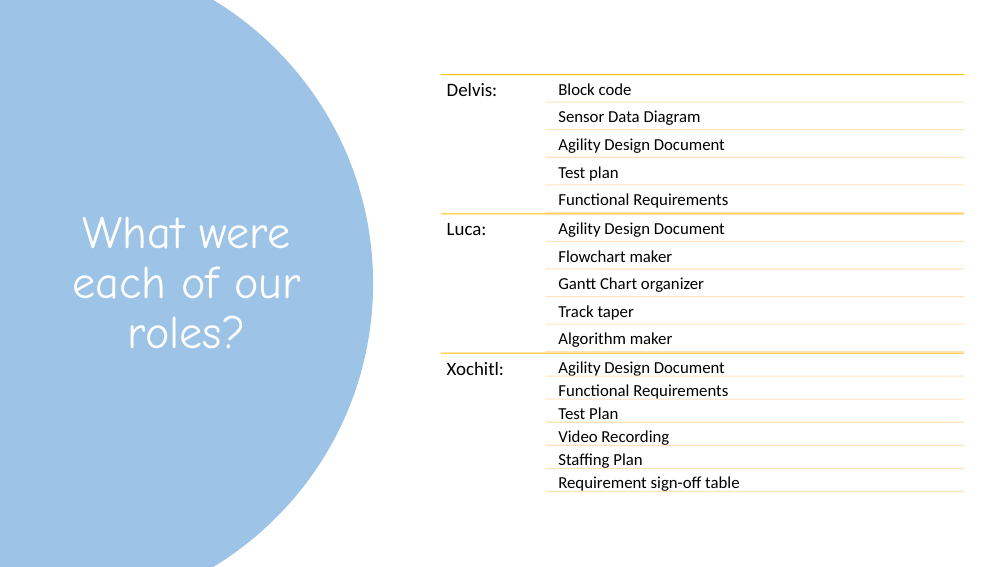
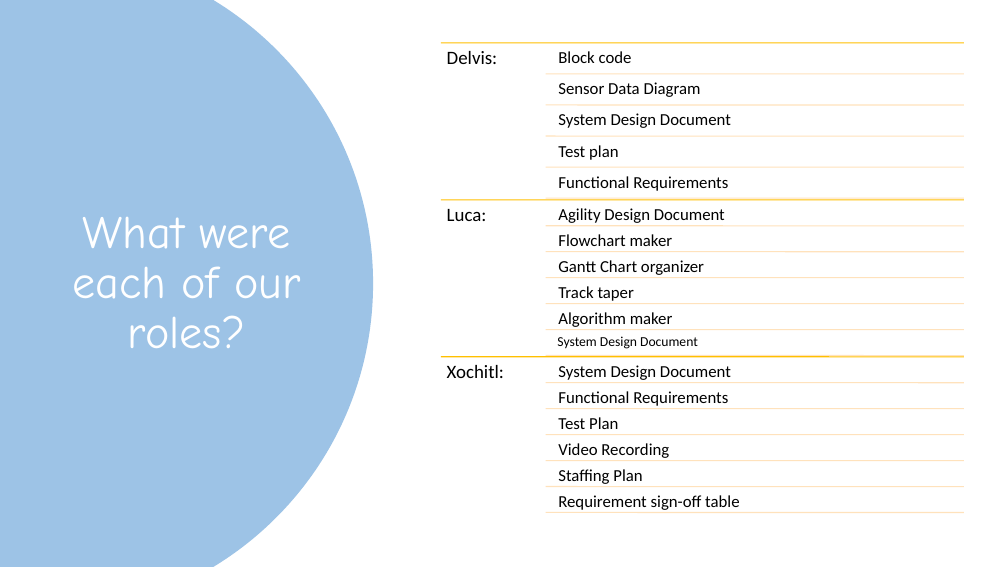
Before and after one commit to remyxr89/Presentation, a slide deck: slide 3 of Sprint 4 – Presentation.pptx. Drawn at 1008x567 pixels with LibreOffice and Linux fonts; fonts in the diff are those of the drawing. Boxes give left, top, right and bottom in pixels: in the first picture for what was removed or moved away, otherwise in the second. Text is boxed around its words. In the diff, an @@ line names an element or a change of style, - is before the commit and + after.

```diff
--- a/Sprint 4 – Presentation.pptx
+++ b/Sprint 4 – Presentation.pptx
@@ 2 texts, 1 line: place and size @@
-2 texts, 1 line at [441,75,964,125]
+2 texts, 1 line at [441,43,964,97]
@@ text "Delvis:": place and size @@
-text "Delvis:" at [447,83,498,96]
+text "Delvis:" at [447,51,498,64]
@@ line added from (546, 74) to (964, 74), #FFE2BD 1 pt @@
@@ text at [558,113,731,128]: text changed @@
-Agility Design Document
+System Design Document
@@ 6 lines, 1 text: place and size @@
-6 lines, 1 text at [441,102,964,400]
+6 lines, 1 text at [441,105,964,406]
@@ text "Luca:": place and size @@
-text "Luca:" at [447,223,487,235]
+text "Luca:" at [447,209,487,221]
@@ 3 texts, 1 line: place and size @@
-3 texts, 1 line at [441,193,964,262]
+3 texts, 1 line at [441,176,964,246]
@@ 2 texts, 2 lines: place and size @@
-2 texts, 2 lines at [546,185,964,469]
+2 texts, 2 lines at [546,198,964,484]
@@ 5 lines, 1 text: place and size @@
-5 lines, 1 text at [546,157,964,423]
+5 lines, 1 text at [546,167,964,429]
@@ 4 texts: place and size @@
-4 texts at [558,166,704,347]
+4 texts at [558,145,704,327]
@@ text added at [557,336,698,349], 13 pt, text #000000 @@
+System Design Document
@@ text at [558,365,731,380]: text changed @@
-Agility Design Document
+System Design Document
@@ line moved from (546, 445) - (964, 445) to (546, 435) - (964, 435) @@
@@ line moved from (546, 468) - (964, 468) to (546, 461) - (964, 461) @@
@@ line moved from (546, 492) - (964, 492) to (546, 487) - (964, 487) @@
@@ text "Requirement sign-off table": place and size @@
-text "Requirement sign-off table" at [558,476,739,492]
+text "Requirement sign-off table" at [558,495,739,510]
@@ line moved from (546, 423) - (964, 423) to (546, 513) - (964, 513) @@
```
Also in this commit, not shown: 4 other slides changed, 1 slide added.
